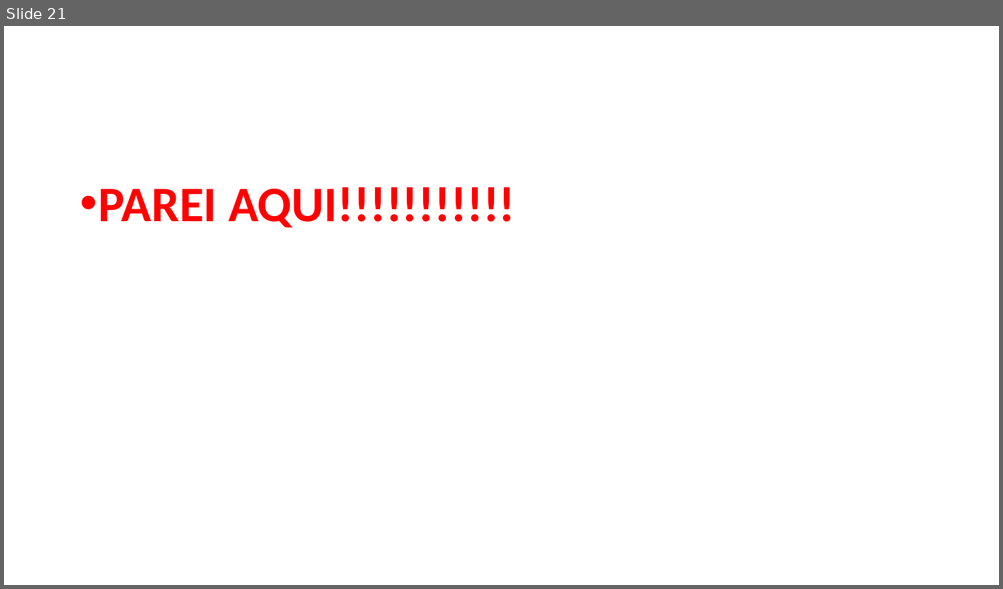
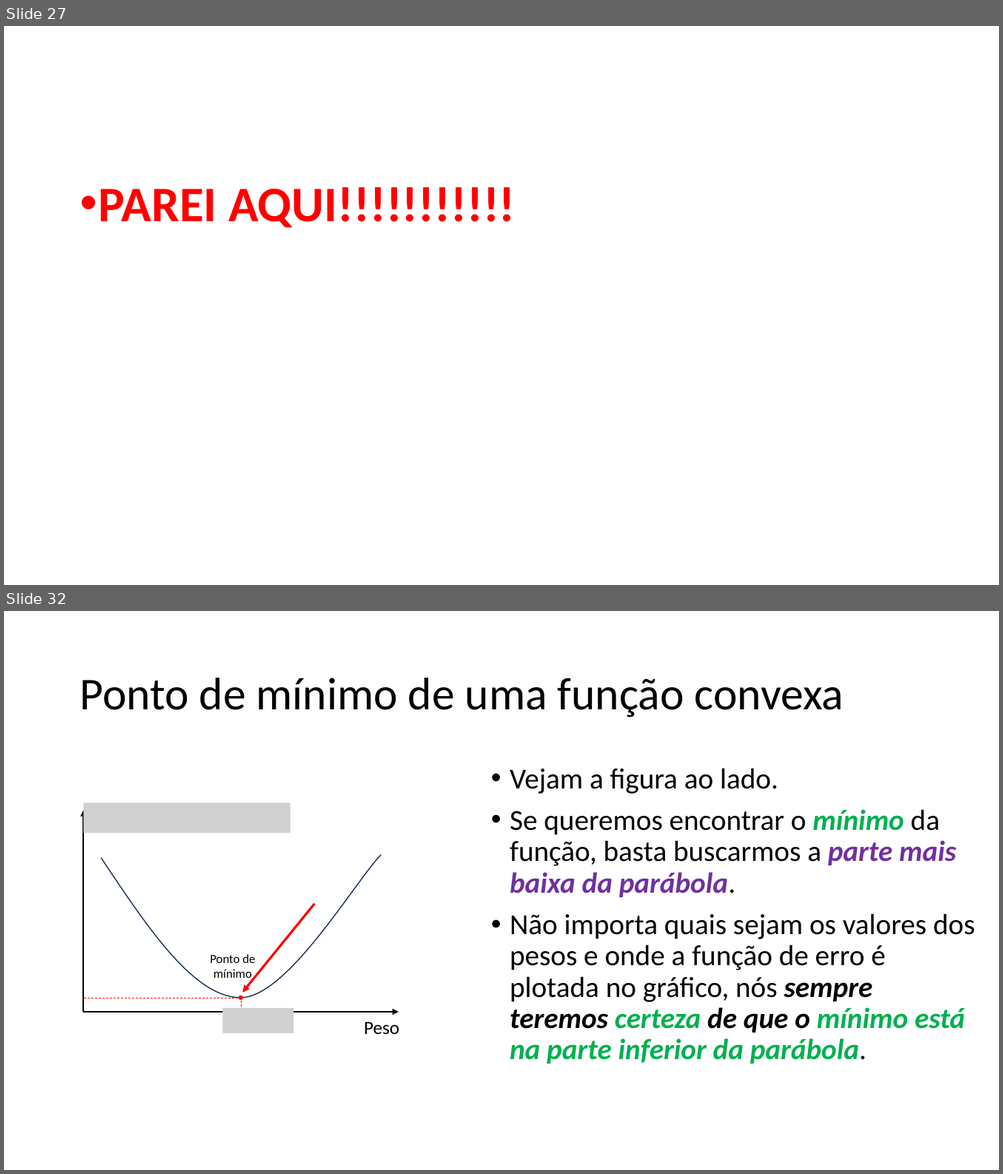
Before and after one commit to zz4fap/c24_inteligencia_artificial, a slide deck: slides/C24_Regressão.pptx. Shown one above the other, each under a label of ours: slide 21 before the commit, slides 27 and 32 after it; the slides between them are not shown. The pictures are 1003x589 and 1003x1174 pixels, drawn with LibreOffice and Linux fonts; fonts in the diff are those of the drawing; grey boxes stand for pictures. Boxes give left, top, right and bottom in pixels: in the first picture for what was removed or moved away, otherwise in the second. Text is boxed around its words. In the diff, an @@ line names an element or a change of style, - is before the commit and + after.

```diff
--- a/slides/C24_Regressão.pptx
+++ b/slides/C24_Regressão.pptx
@@ slide 32 added at bbox=[4, 611, 999, 1170], background #FFFFFF @@
@@ title added at bbox=[79, 678, 844, 718], 44 pt, text #000000 @@
+Ponto de mínimo de uma função convexa
@@ text added at bbox=[509, 768, 974, 1064], 28 pt, text #000000 @@
+• Vejam a figura ao lado.
+• Se queremos encontrar o mínimo da função, basta buscarmos a parte mais baixa da parábola.
+• Não importa quais sejam os valores dos pesos e onde a função de erro é plotada no gráfico, nós sempre teremos certeza de que o mínimo está na parte inferior da parábola.
@@ freeform shape added at bbox=[101, 855, 381, 998], outline #1E3256 1 pt @@
@@ arrow added from (314, 904) to (243, 993), #FF0000 2.25 pt @@
@@ picture added at bbox=[222, 1008, 293, 1034] @@
@@ group added at bbox=[84, 803, 399, 1035]: 2 arrows, 2 texts, 2 lines, 1 picture, 1 ellipse @@
+Peso
+Ponto de mínimo
@@ what was slide 21 is now slide 27 @@
```
Also in this commit, not shown: 1 slide changed, 36 other slides added.
